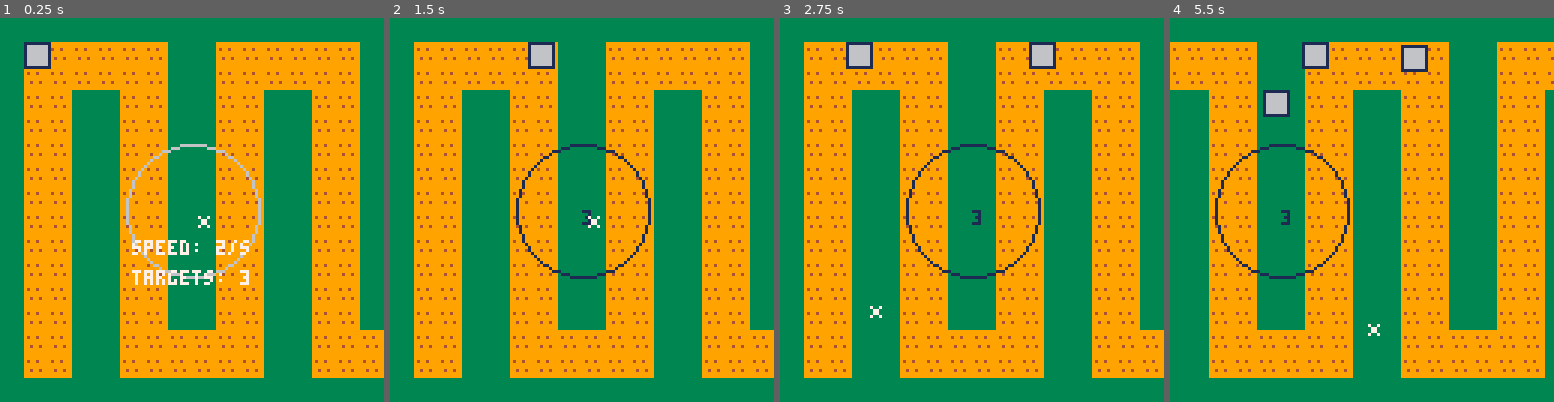
Above: before the commit, frames 1-4 (left to right).
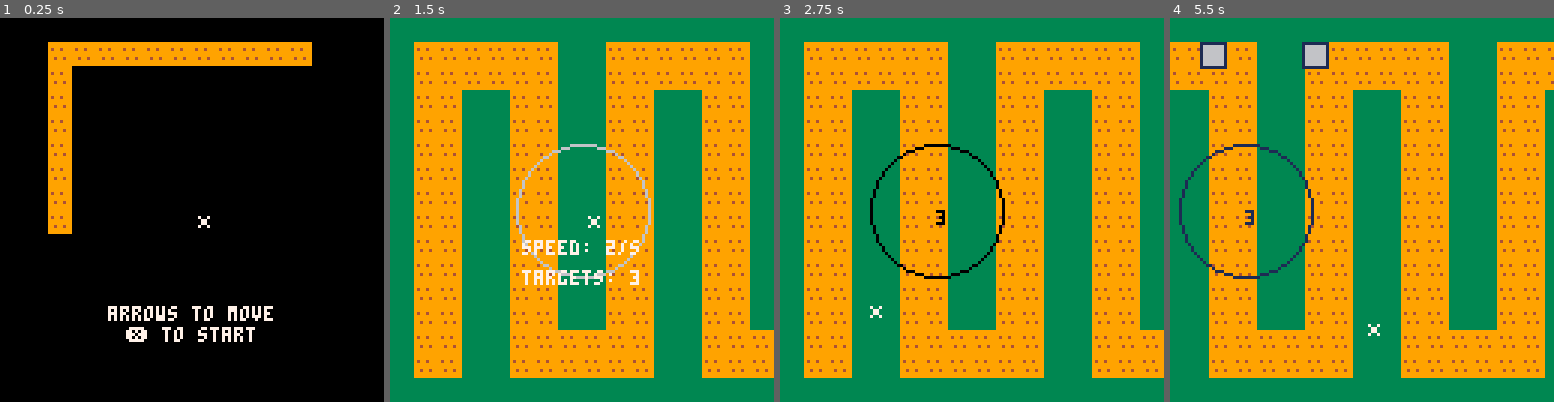
Above: after the commit, the same moments.

Repository: jwarmouth/dice-tower
Game: PICO-8 cartridge path.p8
Two runs of this game, one before a commit and one after it. Both use one fixed random seed, a clock stepped at 60 frames per second and the inputs below.
Inputs:
- Up to frame 1 (0.25 s): no input
- Up to frame 2 (1.5 s): tap X (X key) at 1.07 s
- Up to frame 3 (2.75 s): hold Left 1.97-2.37 s; tap X (X key) at 2.07, 2.4, 2.73 s; hold Down from 2.42 s (still down)
- Up to frame 4 (5.5 s): release Down at 2.82 s; hold Right 2.87-3.53 s; tap X (X key) every 0.33 s from 3.07 to 5.4 s; hold Up 3.58-4.08 s; hold Right 4.13-4.53 s; hold Down 4.58-5.08 s; hold Left from 5.13 s (still down)

The runs differ from the first frame. In frame 1, 94% of the frame differs, in the area x 0-100%, y 0-100%; in frame 2, 2.2%; in frame 3, 2.6%; in frame 4, 3.0%.

Commit message:
Title Screen & D20 Mechanic

Diff:
--- a/dice.p8
+++ b/dice.p8
@@ -103,8 +103,8 @@
 414141404144414141414a414141414741414141414141404144404141474141000047414141404040404141414141414147000000000000000000000000000000000000000000000000000000000000000000000000000000000000000000000000000000000000000000000000000000000000000000000000000000000000
 414441404141414141414a414141434742414141414141404141404141474144000047444141404144414141414141414147000000000000000000000000000000000000000000000000000000000000000000000000000000000000000000000000000000000000000000000000000000000000000000000000000000000000
 414141404040404141414d404040404940404144414040404141404141474141000047414141404141414141414141414347000000000000000000000000000000000000000000000000000000000000000000000000000000000000000000000000000000000000000000000000000000000000000000000000000000000000
-414141414141404144414c414141434742404141414041414141404143471415000047414141404040404040404040404049000000000000000000000000000000000000000000000000000000000000000000000000000000000000000000000000000000000000000000000000000000000000000000000000000000000000
-414141414441404141414c414441414741404040404041444141404040492425000047414141414141414141414141414347000000000000000000000000000000000000000000000000000000000000000000000000000000000000000000000000000000000000000000000000000000000000000000000000000000000000
+414141414141404144414c414141434742404141414041414141404143471617000047414141404040404040404040404049000000000000000000000000000000000000000000000000000000000000000000000000000000000000000000000000000000000000000000000000000000000000000000000000000000000000
+414141414441404141414c414441414741404040404041444141404040492627000047414141414141414141414141414347000000000000000000000000000000000000000000000000000000000000000000000000000000000000000000000000000000000000000000000000000000000000000000000000000000000000
 414141414141404040404d414141414741414141414141414141414143474141000047414141414141414141414141414147000000000000000000000000000000000000000000000000000000000000000000000000000000000000000000000000000000000000000000000000000000000000000000000000000000000000
 414141414141414141414a414141414741414144414141414141414141474141000047414141414141414141414141414147000000000000000000000000000000000000000000000000000000000000000000000000000000000000000000000000000000000000000000000000000000000000000000000000000000000000
 414141414141414141414a414141414741414141414141414141444141474144000047414141414141414141414141414147000000000000000000000000000000000000000000000000000000000000000000000000000000000000000000000000000000000000000000000000000000000000000000000000000000000000
--- a/path.p8
+++ b/path.p8
@@ -6,6 +6,9 @@
 	--add(e,{29*8+4,14*8,-1,0})
 	add_enemy()
 	set_path()
+	init_menu() -- alex add
+	set_mode(0) -- alex add
+	d20 = 20    -- alex add
 	cx = 64
 	cy = 64
 	cspeed = 3
@@ -17,6 +20,12 @@
 end
 
 function _update()
+
+	if mode != 1 then
+		update_menu()
+		return
+	end
+
 	if btn(⬆️) then
 		cy = max(cy-cspeed,0)
 	end
@@ -88,7 +97,14 @@
 
 function _draw()
 	cls()
-	camera(min(max(cx-64,0),128),0)
+
+	if mode != 1 then
+		draw_menu()
+		return
+	end
+
+
+	camera(mid(0,cx-64,128),0)
 	map()
 	--draw enemies
 	for i = 1, #e do
@@ -119,8 +135,57 @@
 		..ceil(preview.targets)
 		,cx-20,cy+20)
 	end
+
+	draw_d20()
 end
 -->8
+function init_menu()
+	menux = 256
+end
+
+function set_mode(m)
+	mode = m
+	-- 0 = title
+	-- 1 = active
+	-- 2 = game over
+
+	if mode !=0 then
+		--menux = 256
+	end
+end
+
+function update_menu()
+ 	if btn(⬆️) then
+		cy = max(cy-cspeed,0)
+	end
+	if btn(⬇️) then
+		cy = min(cy+cspeed,120)
+	end
+	if btn(⬅️) then
+		cx = max(cx-cspeed,0)
+	end
+	if btn(➡️) then
+		cx = min(cx+cspeed,120)
+	end
+
+	if btnp(❎) then
+	 set_mode(1)
+	end
+end
+
+function draw_menu()
+	camera(menux,0)
+	map()
+	spr(0,cx+menux,cy)
+	if mode == 0 then
+		print ("arrows to move",36+menux,96,7)
+		print ("❎ to start",42+menux,103,7)
+	else
+		print ("you were diced",36+menux,86,8)
+		print ("❎ to restart",38+menux,93,7)
+	end
+end
+
 function set_path()
 	path = {
 		{0,1},		  {13,1},  {13,3},
@@ -135,11 +200,13 @@
 end
 
 function add_enemy()
+	if mode != 1 then return end
 	add(e,{0,8,2})
 end
 
 -- loop through enemies to path
 function move_enemies()
+	if mode !=1 then return end
 	--for i = 1, #e do
 	for enemy in all(e) do
 		node = path[enemy[3]]
@@ -154,14 +221,27 @@
 			if enemy[3] > #path then
 				-- enemy reached end
 				del(e, enemy)
+				damage_d20()
 			end
 			--]]
 		end
 	end
 end
 
-
--->8
+function damage_d20()
+	d20 -= 1
+	if d20 <= 0 then
+		set_mode(2)
+	end
+end
+
+function draw_d20()
+	print (d20,244,88,0)
+end
+…(4 lines of a section not shown)…
 	--[[
 	for i = 1, #e do
 		if e[i][4] > 0 then
@@ -191,14 +272,14 @@
 00000000333333339999999900000000000000000000000000000000000000000000000000000000000000000000000000000000000000000000000000000000
 __map__
 0101010101010101010101010101010101010101010101010101010101010101000000000000000000000000000000000000000000000000000000000000000000000000000000000000000000000000000000000000000000000000000000000000000000000000000000000000000000000000000000000000000000000000
-0102020202020201010202020202020101020202020202010102020202020201000000000000000000000000000000000000000000000000000000000000000000000000000000000000000000000000000000000000000000000000000000000000000000000000000000000000000000000000000000000000000000000000
-0102020202020201010202020202020101020202020202010102020202020201000000000000000000000000000000000000000000000000000000000000000000000000000000000000000000000000000000000000000000000000000000000000000000000000000000000000000000000000000000000000000000000000
-0102020101020201010202010102020101020201010202010102020101020201000000000000000000000000000000000000000000000000000000000000000000000000000000000000000000000000000000000000000000000000000000000000000000000000000000000000000000000000000000000000000000000000
-0102020101020201010202010102020101020201010202010102020101020201000000000000000000000000000000000000000000000000000000000000000000000000000000000000000000000000000000000000000000000000000000000000000000000000000000000000000000000000000000000000000000000000
-0102020101020201010202010102020101020201010202010102020101020201000000000000000000000000000000000000000000000000000000000000000000000000000000000000000000000000000000000000000000000000000000000000000000000000000000000000000000000000000000000000000000000000
-0102020101020201010202010102020101020201010202010102020101020201000000000000000000000000000000000000000000000000000000000000000000000000000000000000000000000000000000000000000000000000000000000000000000000000000000000000000000000000000000000000000000000000
-0102020101020201010202010102020101020201010202010102020101020201000000000000000000000000000000000000000000000000000000000000000000000000000000000000000000000000000000000000000000000000000000000000000000000000000000000000000000000000000000000000000000000000
-0102020101020201010202010102020101020201010202010102020101020201000000000000000000000000000000000000000000000000000000000000000000000000000000000000000000000000000000000000000000000000000000000000000000000000000000000000000000000000000000000000000000000000
+0102020202020201010202020202020101020202020202010102020202020201000002020202020202020202020000000000000000000000000000000000000000000000000000000000000000000000000000000000000000000000000000000000000000000000000000000000000000000000000000000000000000000000
+0102020202020201010202020202020101020202020202010102020202020201000002000000000000000000000000000000000000000000000000000000000000000000000000000000000000000000000000000000000000000000000000000000000000000000000000000000000000000000000000000000000000000000
+0102020101020201010202010102020101020201010202010102020101020201000002000000000000000000000000000000000000000000000000000000000000000000000000000000000000000000000000000000000000000000000000000000000000000000000000000000000000000000000000000000000000000000
+0102020101020201010202010102020101020201010202010102020101020201000002000000000000000000000000000000000000000000000000000000000000000000000000000000000000000000000000000000000000000000000000000000000000000000000000000000000000000000000000000000000000000000
+0102020101020201010202010102020101020201010202010102020101020201000002000000000000000000000000000000000000000000000000000000000000000000000000000000000000000000000000000000000000000000000000000000000000000000000000000000000000000000000000000000000000000000
+0102020101020201010202010102020101020201010202010102020101020201000002000000000000000000000000000000000000000000000000000000000000000000000000000000000000000000000000000000000000000000000000000000000000000000000000000000000000000000000000000000000000000000
+0102020101020201010202010102020101020201010202010102020101020201000002000000000000000000000000000000000000000000000000000000000000000000000000000000000000000000000000000000000000000000000000000000000000000000000000000000000000000000000000000000000000000000
+0102020101020201010202010102020101020201010202010102020101020201000002000000000000000000000000000000000000000000000000000000000000000000000000000000000000000000000000000000000000000000000000000000000000000000000000000000000000000000000000000000000000000000
 0102020101020201010202010102020101020201010202010102020101020201000000000000000000000000000000000000000000000000000000000000000000000000000000000000000000000000000000000000000000000000000000000000000000000000000000000000000000000000000000000000000000000000
 0102020101020201010202010102020101020201010202010102020101020201000000000000000000000000000000000000000000000000000000000000000000000000000000000000000000000000000000000000000000000000000000000000000000000000000000000000000000000000000000000000000000000000
 0102020101020201010202010102020101020201010202010102020101020201000000000000000000000000000000000000000000000000000000000000000000000000000000000000000000000000000000000000000000000000000000000000000000000000000000000000000000000000000000000000000000000000
Not shown, changed: .DS_Store
